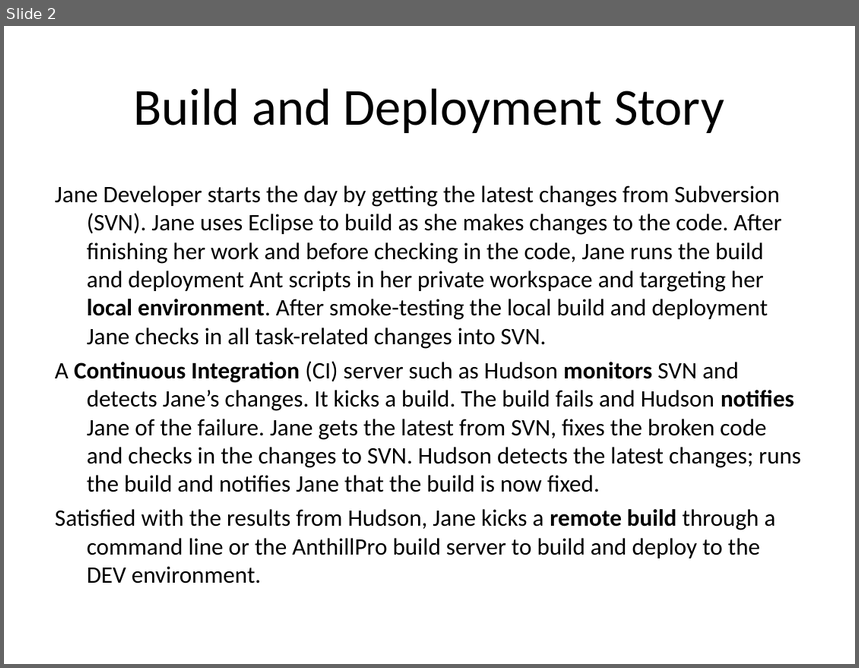
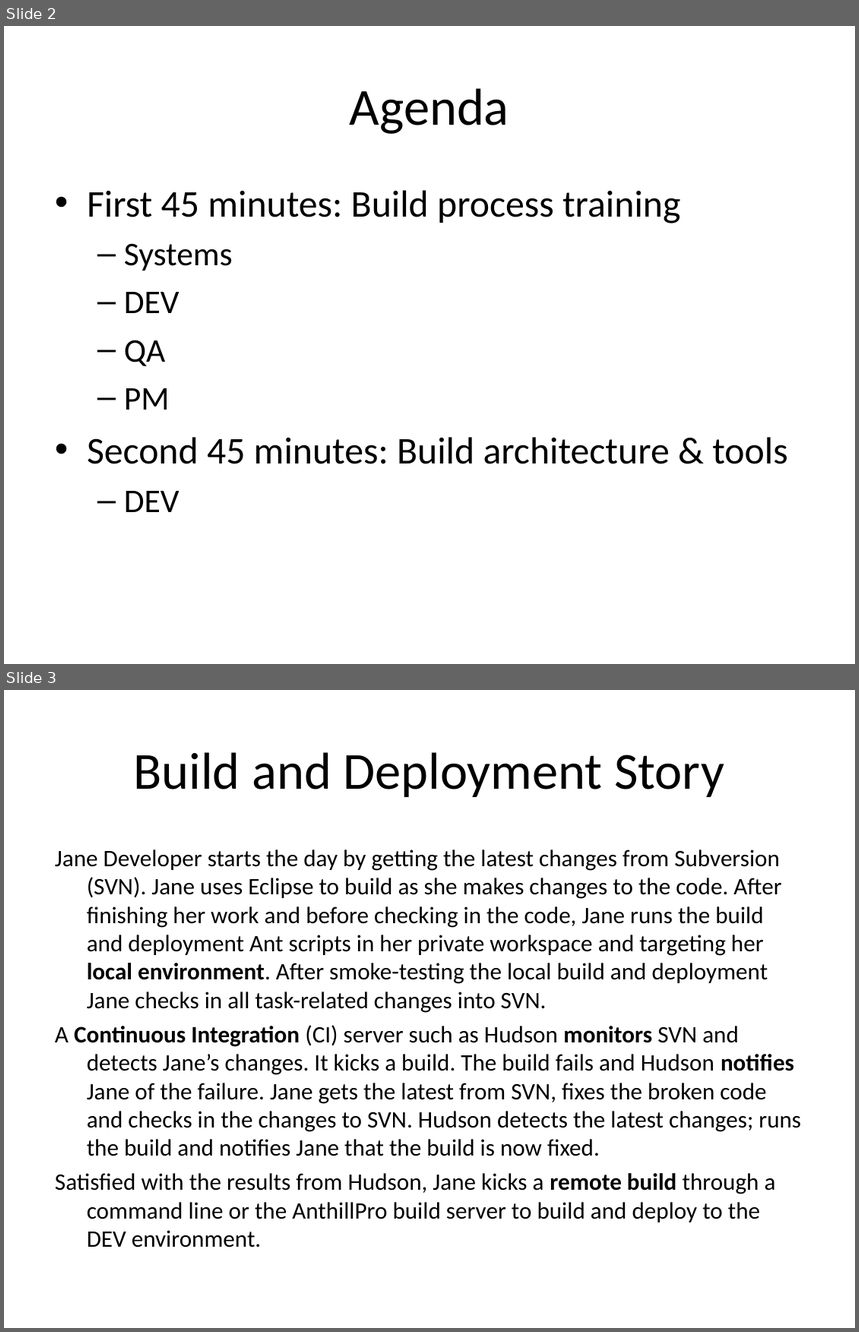
Before and after one commit to NCIP/caintegrator-docs, a slide deck: deployment/automation/cai2-bda-training.ppt. Shown one above the other, each under a label of ours: slide 2 before the commit, slides 2 and 3 after it. The pictures are 859x668 and 859x1332 pixels, drawn with LibreOffice and Linux fonts; fonts in the diff are those of the drawing. Boxes give left, top, right and bottom in pixels: in the first picture for what was removed or moved away, otherwise in the second. Text is boxed around its words. In the diff, an @@ line names an element or a change of style, - is before the commit and + after.

```diff
--- a/deployment/automation/cai2-bda-training.ppt
+++ b/deployment/automation/cai2-bda-training.ppt
@@ slide 2 added at [4,26,855,664], background #FFFFFF @@
@@ title added at [350,88,509,134], 44 pt, text #000000 @@
+Agenda
@@ text added at [87,190,788,512], 32 pt, text #000000 @@
+• First 45 minutes: Build process training
+  – Systems
+  – DEV
+  – QA
+  – PM
+• Second 45 minutes: Build architecture & tools
+  – DEV
@@ what was slide 2 is now slide 3 @@
```
Also in this commit, not shown: 3 slides changed, 1 other slide added.
